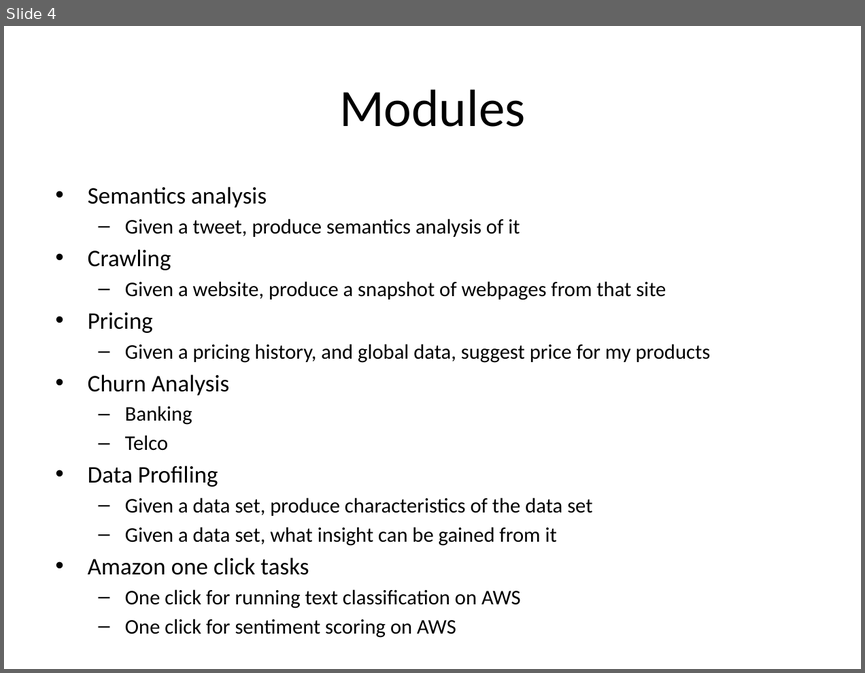
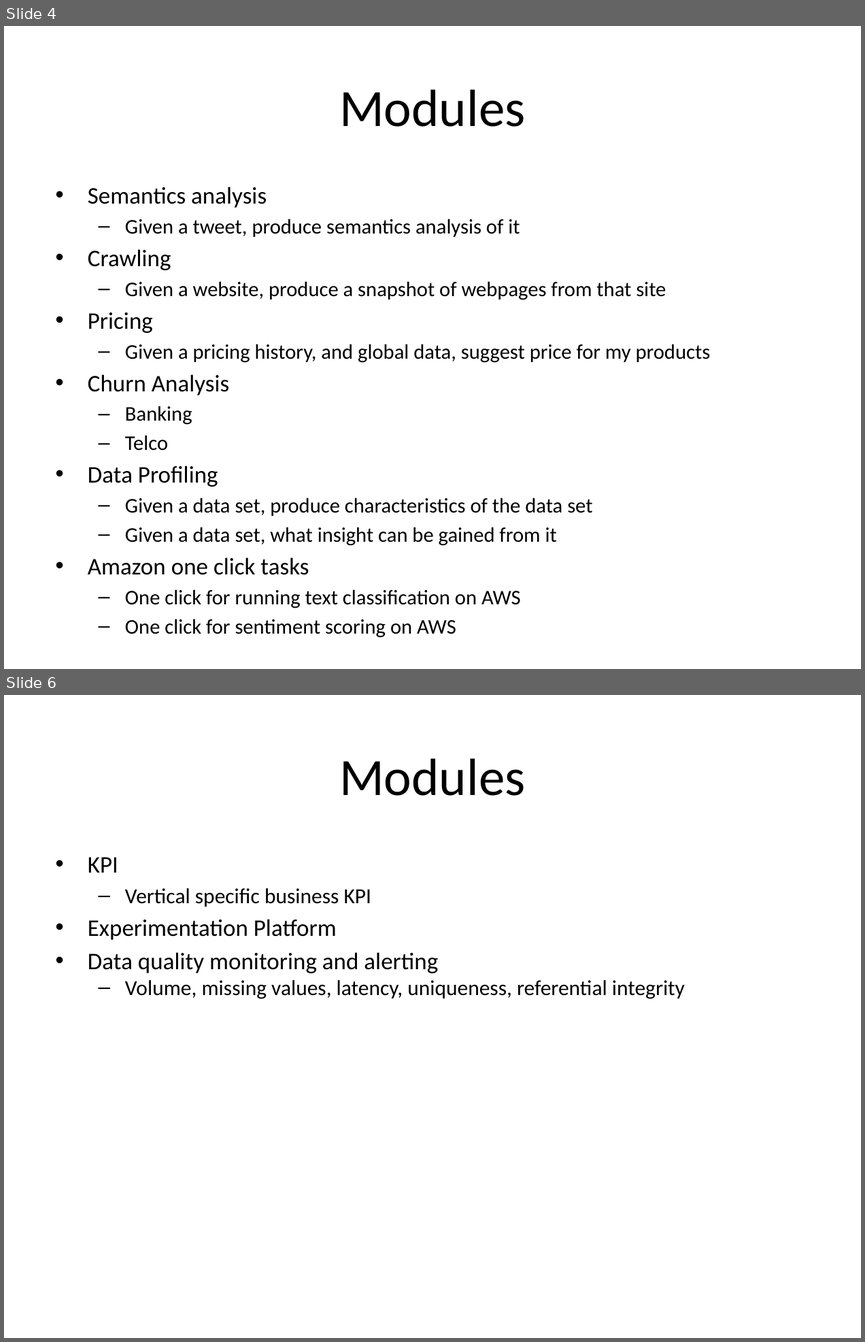
Before and after one commit to OpenDataMining/docs, a slide deck: ProblemStatements.pptx. Shown one above the other, each under a label of ours: slide 4 before the commit, slides 4 and 6 after it; the slides between them are not shown. The pictures are 865x673 and 865x1342 pixels, drawn with LibreOffice and Linux fonts; fonts in the diff are those of the drawing. Boxes give left, top, right and bottom in pixels: in the first picture for what was removed or moved away, otherwise in the second. Text is boxed around its words. In the diff, an @@ line names an element or a change of style, - is before the commit and + after.

Commit message:
Updated modules

```diff
--- a/ProblemStatements.pptx
+++ b/ProblemStatements.pptx
@@ slide 6 added at [4, 695, 861, 1338], background #FFFFFF @@
@@ title added at [339, 758, 525, 796], 44 pt, text #000000 @@
+Modules
@@ text added at [88, 857, 685, 999], 18 pt, text #000000 @@
+• KPI
+  – Vertical specific business KPI
+• Experimentation Platform
+• Data quality monitoring and alerting
+  – Volume, missing values, latency, uniqueness, referential integrity
```
Also in this commit, not shown: 2 other slides added.
